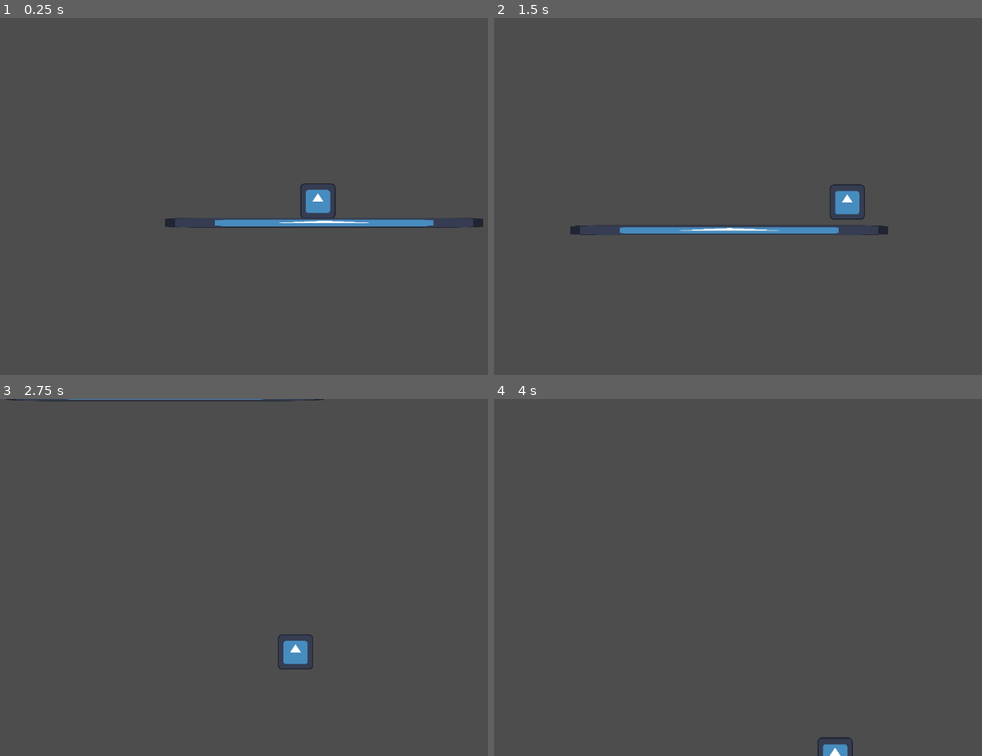
Above: before the commit, frames 1-4 (two rows, left to right).
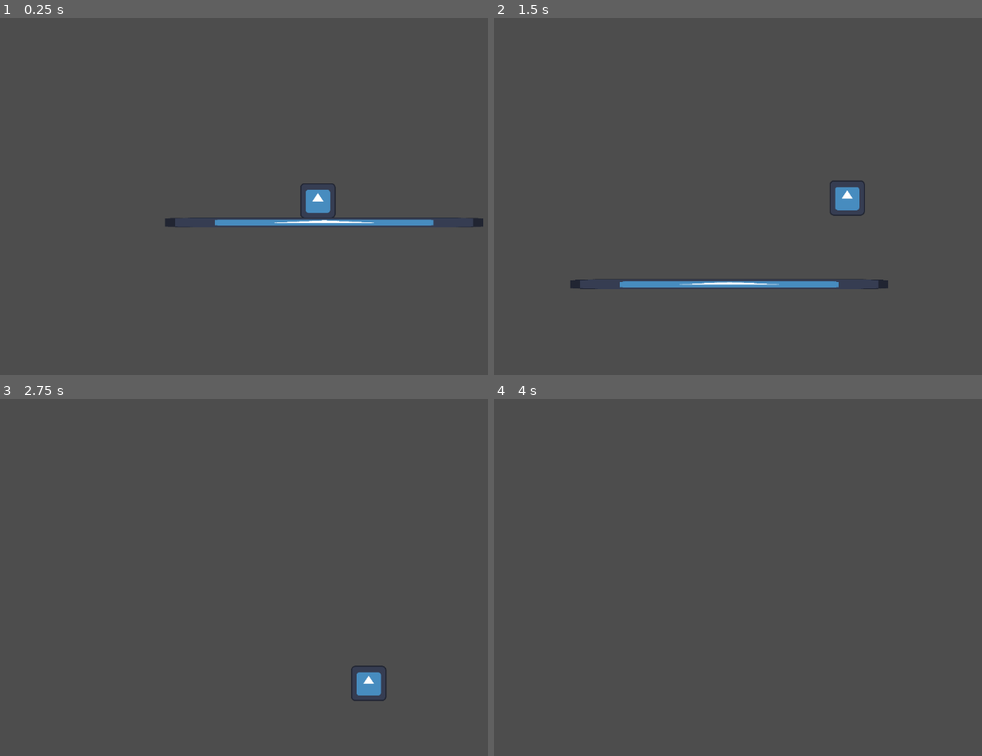
Above: after the commit, the same moments.

Repository: Stevescape/CatKnight
Game: Godot game, scene res://level_1.tscn
Same seed, same stepped clock (60 frames per second), same inputs: the game is played once before the commit and once after it. The engine's default icon, where the game draws it, is replaced by a stand-in: a white triangle on a blue panel in a dark square.
Inputs:
- Up to frame 1 (0.25 s): no input
- Up to frame 2 (1.5 s): hold D (move_right) from 0.53 s (still down); tap Space (jump) at 0.6, 0.77, 1.07 s; tap Shift (pounce) at 1.35 s
- Up to frame 3 (2.75 s): tap Space (jump) at 1.52, 1.55, 1.82, 2.1 s; release D (move_right) at 2.03 s; hold A (move_left) from 2.03 s (still down)
- Up to frame 4 (4 s): release A (move_left) at 2.78 s; hold D (move_right) from 2.78 s (still down); tap Shift (pounce) at 2.85 s; tap Space (jump) at 3.02, 3.05, 3.32, 3.6, 3.77 s

The runs differ from the first frame. In frame 1, 0.3% of the frame differs, in the area x 38-94%, y 48-59%; in frame 2, 2.4%, in the area x 15-81%, y 45-76%; in frame 3, 1.1%; in frame 4, 0.2%.

Commit message:
Updated gravity and height values

Diff:
--- a/player.gd
+++ b/player.gd
@@ -3,8 +3,8 @@
 
 # movement
 @export var speed: float = 500.0
-@export var jump_velocity: float = -700.0
-@export var gravity: float = 30
+@export var jump_velocity: float = -1100.0
+@export var gravity: float = 35
 
 # air dash
 @export var air_dash_speed: float = 1100.0
